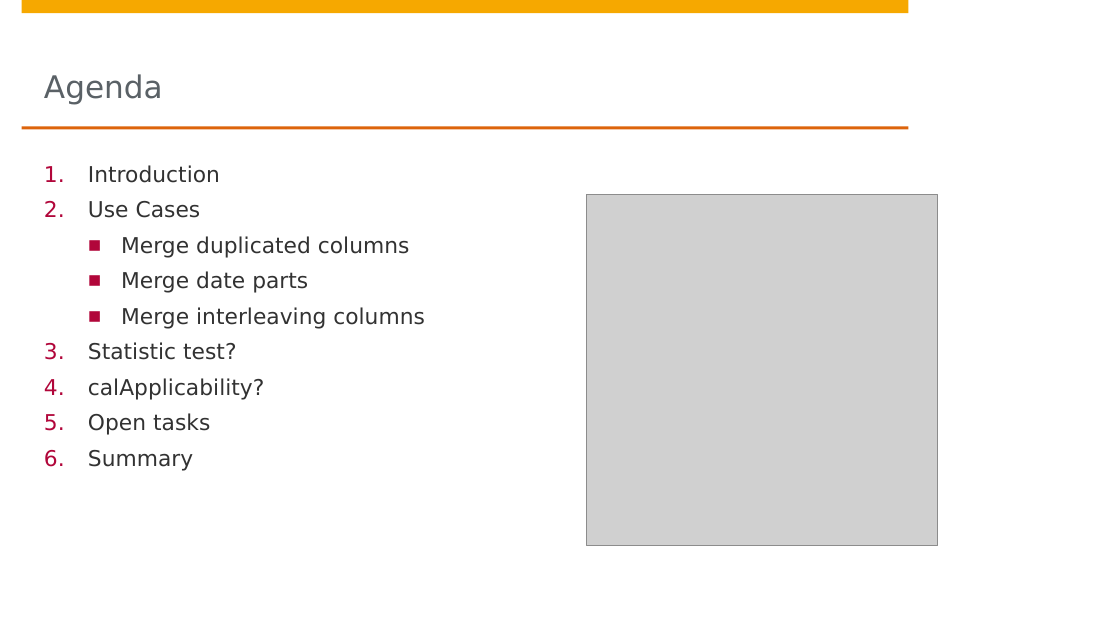
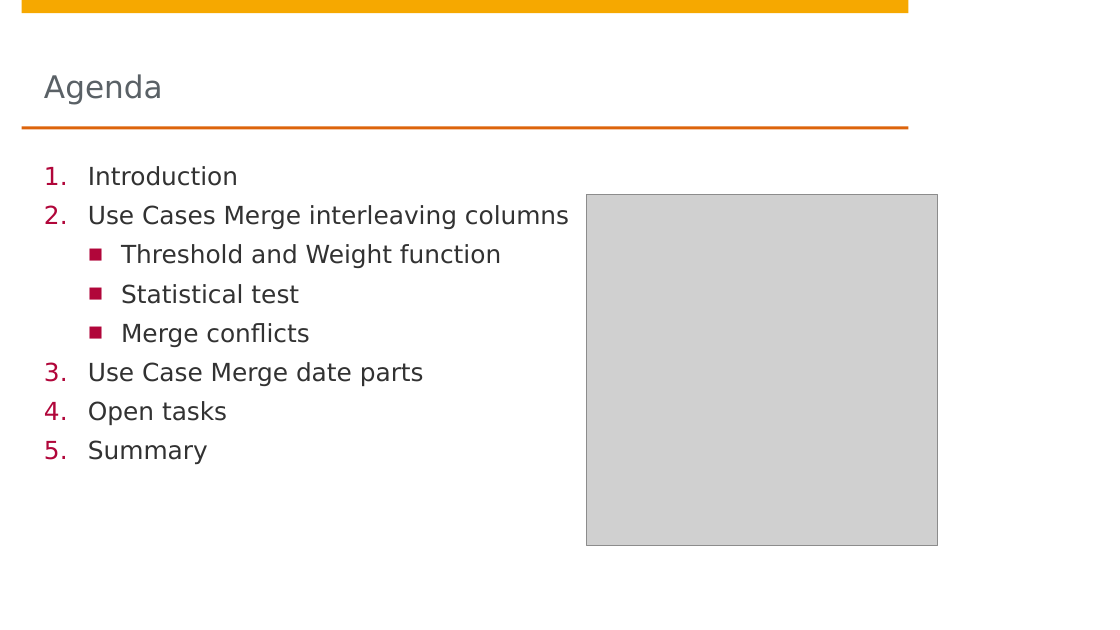
Before and after one commit to lanchiang/data-knoller, a slide deck: slide 2 of Grand_Präsi.pptx. Drawn at 1120x630 pixels with LibreOffice and Linux fonts; fonts in the diff are those of the drawing; grey boxes stand for pictures; background and template pictures are left out. Boxes give left, top, right and bottom in pixels: in the first picture for what was removed or moved away, otherwise in the second. Text is boxed around its words. In the diff, an @@ line names an element or a change of style, - is before the commit and + after.

```diff
--- a/Grand_Präsi.pptx
+++ b/Grand_Präsi.pptx
@@ text at <box>88,166,238,464</box>: size 14 to 16 pt in "Introduction", "Open tasks", "Summary" @@
@@ text at <box>88,205,569,386</box>: text changed; size 14 to 16 pt @@
-2. Use Cases
-  ■ Merge duplicated columns
-  ■ Merge date parts
-  ■ Merge interleaving columns
-3. Statistic test?
-4. calApplicability?
+2. Use Cases Merge interleaving columns
+  ■ Threshold and Weight function
+  ■ Statistical test
+  ■ Merge conflicts
+3. Use Case Merge date parts
```
Also in this commit, not shown: 4 other slides changed, 6 slides added, 4 slides removed.
